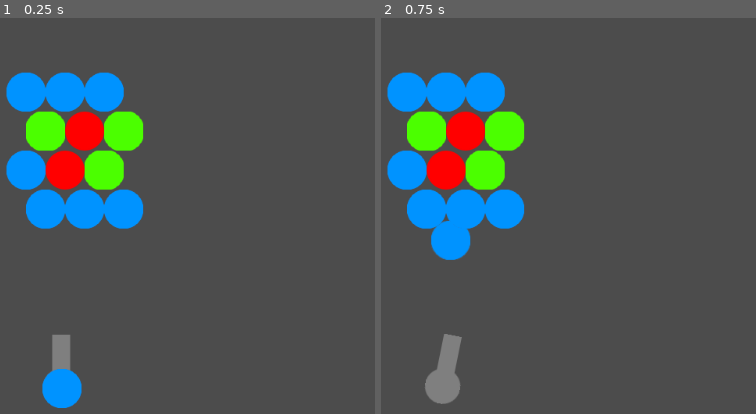
Above: before the commit, frames 1-2 (left to right).
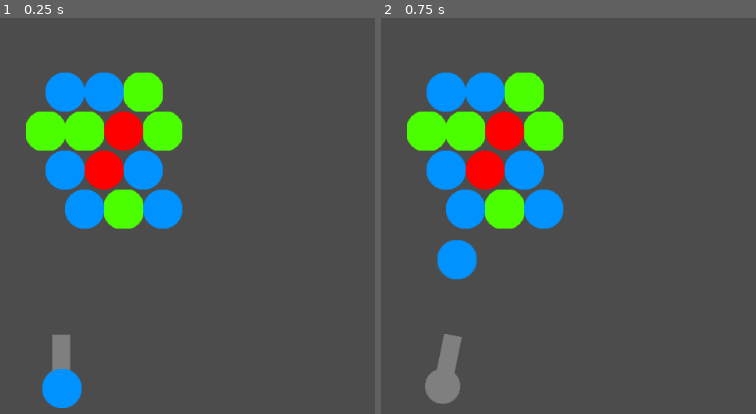
Above: after the commit, the same moments.

Repository: Demoli/Bobble
Game: Godot game, scene res://scenes/Level.tscn
The game is run twice, just before and just after one commit, with the same random seed, the same clock (stepped at 60 frames per second) and the same inputs.
Inputs:
- Up to frame 1 (0.25 s): no input
- Up to frame 2 (0.75 s): tap Enter at 0.5 s; hold D (rotate_right) from 0.53 s (still down); hold Space (fire) from 0.53 s (still down)

The runs differ from the first frame. In frame 1, 11% of the frame differs, in the area x 1-49%, y 13-54%; in frame 2, 12%, in the area x 1-49%, y 13-67%.

Commit message:
Fix cannon, stub bubble collision

Diff:
--- a/scenes/Bubble.gd
+++ b/scenes/Bubble.gd
@@ -24,3 +24,13 @@
 	var img = colors[color]
 	itex.create_from_image(img)
 	$Sprite.texture = itex
+
+func _process(delta):
+	handle_collisions()
+
+func handle_collisions():
+	var bodies = get_colliding_bodies()
+	if bodies.size() == 0:
+		return
+
+	pass
--- a/scenes/Bubble.tscn
+++ b/scenes/Bubble.tscn
@@ -4,12 +4,14 @@
 [ext_resource path="res://assets/bubbles/blue.png" type="Texture" id=2]
 
 [sub_resource type="CircleShape2D" id=1]
-radius = 24.5393
+radius = 26.7914
 
 [node name="Bubble" type="RigidBody2D"]
 position = Vector2( 1, 0 )
 mode = 1
 gravity_scale = 0.0
+contacts_reported = 4
+contact_monitor = true
 script = ExtResource( 1 )
 
 [node name="Sprite" type="Sprite" parent="."]
--- a/scenes/BubbleGrid.gd
+++ b/scenes/BubbleGrid.gd
@@ -5,10 +5,10 @@
 var bubble_size = 50
 
 var grid = [
-	['blue', 'blue','blue'],
-	['green','red','green',],
-	['blue','red','green'],
-	['blue', 'blue','blue'],
+	[null, 'blue', 'blue','green', null],
+	['green', 'green','red','green', null],
+	[null, 'blue','red','blue', null],
+	[null, 'blue', 'green','blue', null],
 ]
 
 func _ready():
@@ -20,6 +20,9 @@
 		var row_odd = row_index % 2
 		for col_index in range(row.size()):
 			var col = grid[row_index][col_index]
+			# Leave a gap
+			if col == null:
+				continue
 			var new_bubble = bubble.instance()
 			new_bubble.color = col
 			var row_y = bubble_size * (row_index + 1)
--- a/scenes/Cannon.gd
+++ b/scenes/Cannon.gd
@@ -26,6 +26,7 @@
 	rotation_degrees = clamp(rotation_degrees, -90, 90)
 
 func load_bubble():
+	$ReloadTimer.stop()
 	var bubble =bubble_scene.instance()
 	bubble.color = color
 	bubble.mode = RigidBody2D.MODE_RIGID
@@ -33,6 +34,6 @@
 	loaded_bubble = bubble
 
 func fire():
-	var bubble_vector = Vector2(0,-200).rotated(rotation) * 10
+	var bubble_vector = Vector2(0,-200).rotated(rotation) * 5
 	loaded_bubble.set_linear_velocity(bubble_vector)
 	$ReloadTimer.start()
